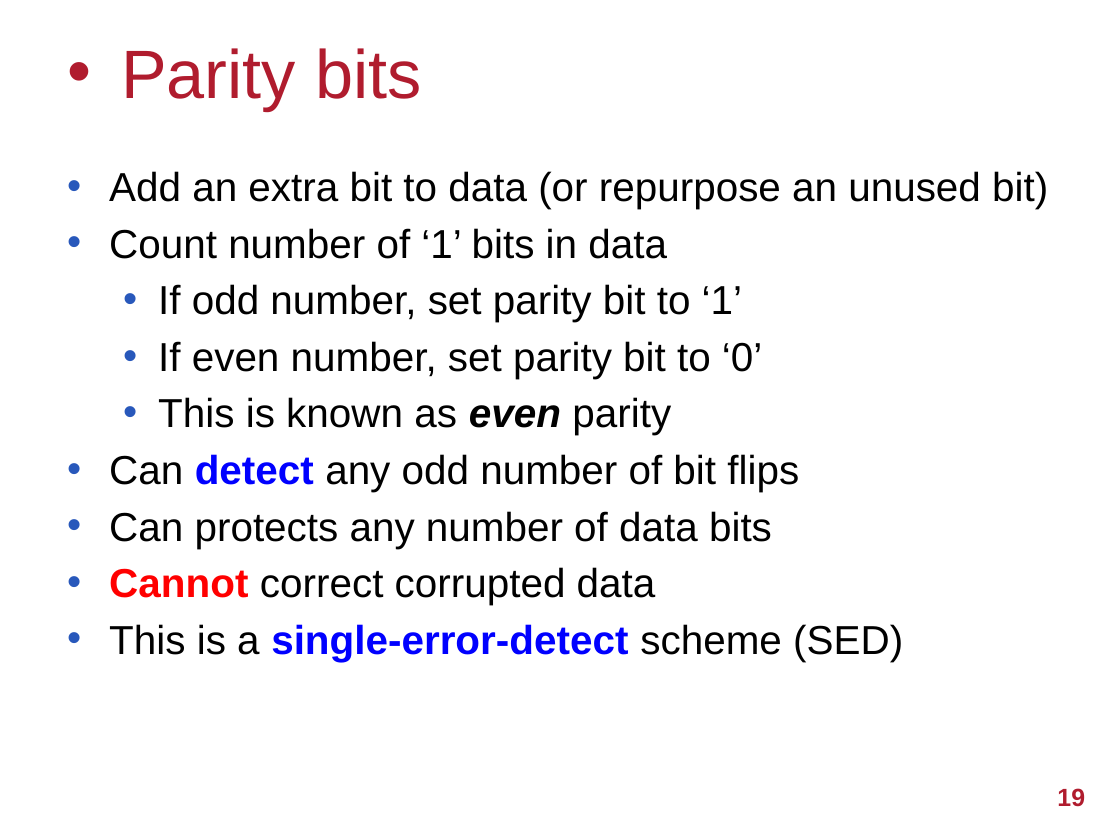
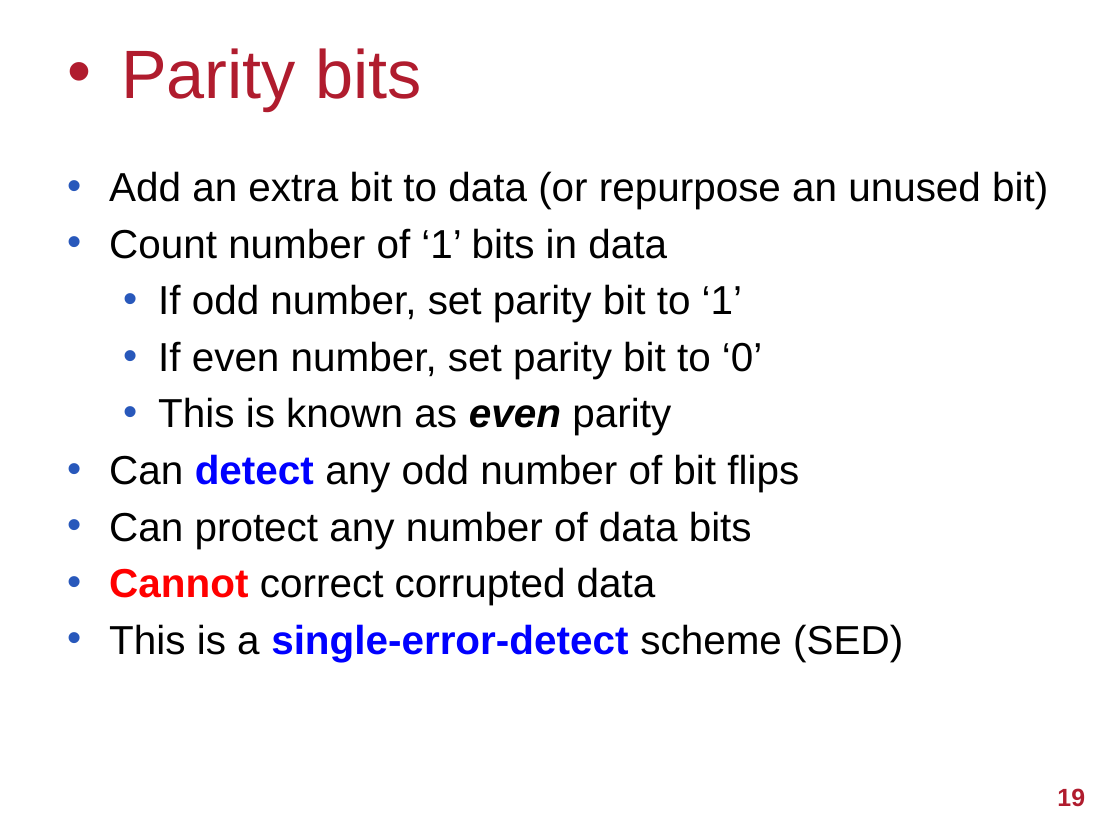
Before and after one commit to UoB-HPC/abft-training, a slide deck: slide 19 of abft-training.pptx. Drawn at 1120x840 pixels with LibreOffice and Linux fonts; fonts in the diff are those of the drawing; background and template pictures are left out. Boxes give left, top, right and bottom in pixels: in the first picture for what was removed or moved away, otherwise in the second. Text is boxed around its words. In the diff, an @@ line names an element or a change of style, - is before the commit and + after.

```diff
--- a/abft-training.pptx
+++ b/abft-training.pptx
@@ text at box(109, 511, 752, 548): text changed @@
-• Can protects any number of data bits
+• Can protect any number of data bits
```
Also in this commit, not shown: 6 other slides changed, 2 slides added, 1 other file.
